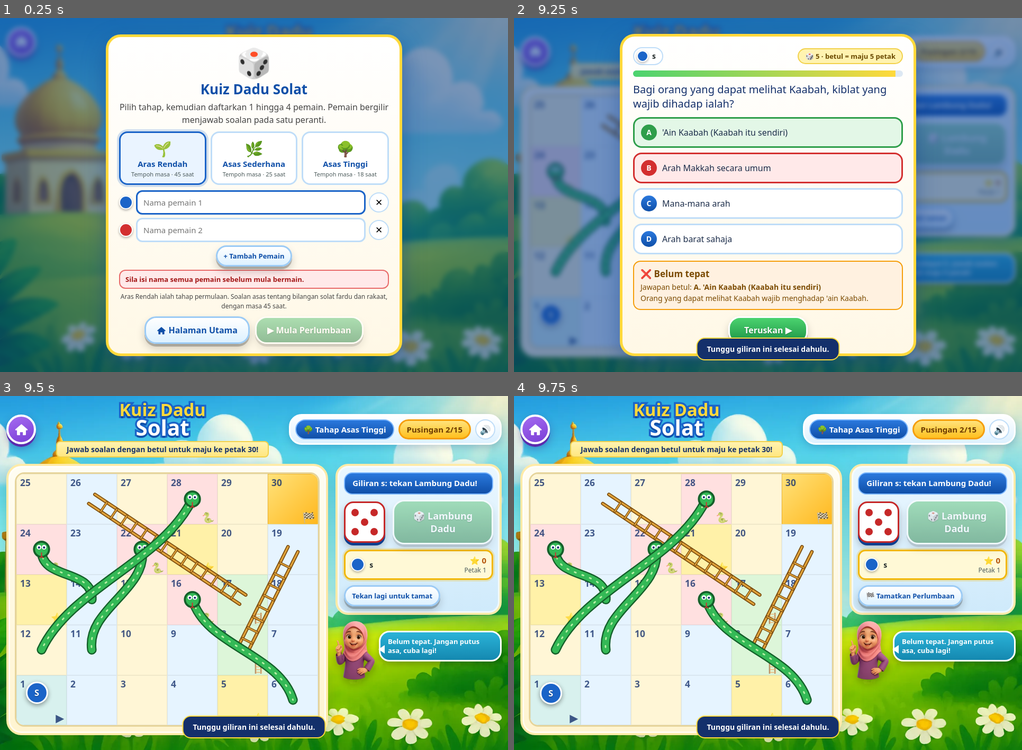
Above: before the commit, frames 1-4 (two rows, left to right).
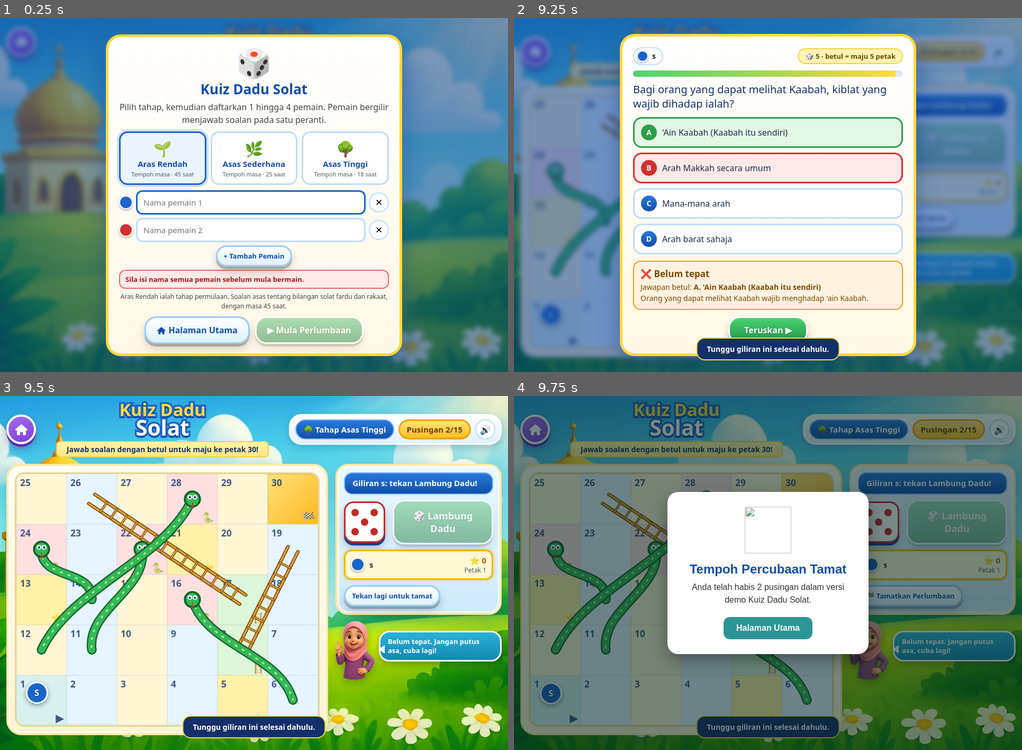
Above: after the commit, the same moments.

Repository: syakir988/game-solat
Game: browser game, page game-kuiz.html
The game is run twice, just before and just after one commit, with the same random seed, the same clock (stepped at 60 frames per second) and the same inputs.
Inputs (mouse positions are in pixels of both pictures, inside the frame that each line leads up to):
- Up to frame 1 (0.25 s): no input
- Up to frame 2 (9.25 s): click (768, 195) at 0.27 s; click (768, 230) at 1.07 s; tap Space every 0.5 s from 1.1 to 9.1 s; click "🌳 Asas Tinggi Tempoh masa · 1…" at 1.27 s; click (666, 159) at 1.67 s; click "✕" at 1.87 s; click (869, 141) at 2.27 s; click "🌳 Asas Tinggi Tempoh masa · 1…" at 2.47 s; click (844, 265) at 2.87 s; click (773, 216) at 3.07 s; type "s" at 3.07 s; tap Enter at 3.1 s; click (641, 283) at 3.47 s; click "🏁 Tamatkan Perlumbaan" at 3.67 s; click (768, 124) at 4.07 s; click "🎲 Lambung Dadu" at 4.27 s; click (920, 212) at 4.67 s; click "Tekan lagi untuk tamat" at 4.87 s; click (615, 195) at 5.27 s; click "Tekan lagi untuk tamat" at 5.47 s; click (717, 318) at 5.87 s; click "D 5 kali" at 6.07 s; click "Teruskan ▶" at 6.27 s; click (818, 71) at 6.47 s; click "🏁 Tamatkan Perlumbaan" at 6.67 s; click (768, 230) at 7.07 s; click "🎲 Lambung Dadu" at 7.27 s; click (666, 159) at 7.67 s; click "Tekan lagi untuk tamat" at 7.87 s; click (869, 141) at 8.27 s; click "Tekan lagi untuk tamat" at 8.47 s; click (844, 265) at 8.87 s; click "B Arah Makkah secara umum" at 9.07 s
- Up to frame 3 (9.5 s): click "Teruskan ▶" at 9.27 s; click (127, 661) at 9.47 s
- Up to frame 4 (9.75 s): tap Space at 9.6 s; click "Tekan lagi untuk tamat" at 9.67 s

Frames 1-3 are identical in both runs. In frame 4, 99% of the frame differs, in the area x 0-100%, y 0-100%.

Commit message:
Add demo-gate.js script before closing body tag

Diff:
--- a/game-kuiz.html
+++ b/game-kuiz.html
@@ -749,5 +749,6 @@
       showSetup();
 
     </script>
-  </body>
+  <script src="demo-gate.js"></script>
+</body>
 </html>
